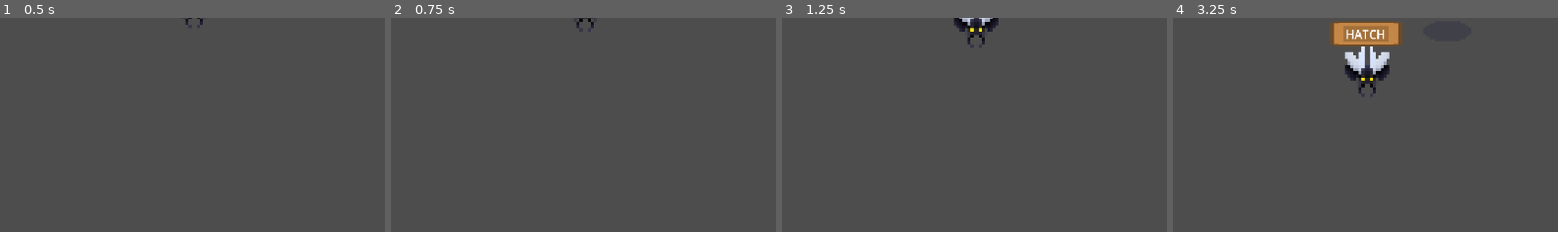
Above: before the commit, frames 1-4 (left to right).
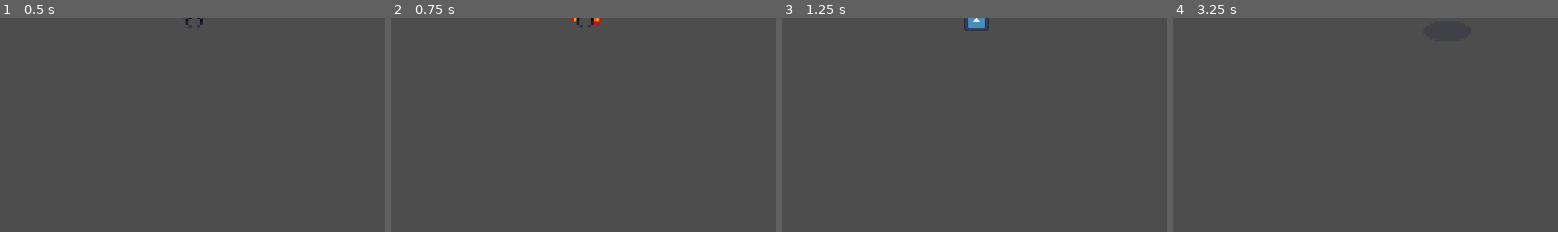
Above: after the commit, the same moments.

Repository: Mark-0909/Type-Wizard-Tower-Defense
Game: Godot game, scene res://nodes/main.tscn
The game is run twice, just before and just after one commit, with the same random seed, the same clock (stepped at 60 frames per second) and the same inputs. The engine's default icon, where the game draws it, is replaced by a stand-in: a white triangle on a blue panel in a dark square.
Inputs:
- Up to frame 1 (0.5 s): no input
- Up to frame 2 (0.75 s): tap Enter at 0.5 s; hold D from 0.53 s (still down); tap 3 (explosion, bound only after the commit) at 0.6 s
- Up to frame 3 (1.25 s): keep holding D; tap 2 (frozen, bound only after the commit) at 0.8 s
- Up to frame 4 (3.25 s): release D at 1.28 s; hold S 1.28-2.03 s; tap 2 (frozen, bound only after the commit) at 1.35, 3.05 s; tap 1 (health, bound only after the commit) at 1.55, 2.1 s; hold D 2.03-2.78 s; tap 3 (explosion, bound only after the commit) at 2.3 s; hold W from 2.78 s (still down); tap Space (Clear) at 2.85 s
The pictures show only the part of the screen within x 24-74%, y 0-50%; the shares and areas given below are measured in that part.

Frame 1 is identical in both runs. In frame 2, 0.2% of the frame differs, in the area x 46-55%, y 0-7%; in frame 3, 0.8%; in frame 4, 3.6%, in the area x 40-60%, y 1-37%.

Commit message:
fixed 2 boosters

Diff:
--- a/nodes/enemy1.tscn
+++ b/nodes/enemy1.tscn
@@ -6,6 +6,7 @@
 [ext_resource type="Texture2D" uid="uid://brmqg4w5s8irl" path="res://assets/enemy/slime1/Slime1_Run_full.png" id="3_mel7l"]
 [ext_resource type="Texture2D" uid="uid://cc62i5jos0t6i" path="res://assets/enemy/slime1/Slime1_Idle_full.png" id="5_2ihxl"]
 [ext_resource type="Texture2D" uid="uid://bvjs16alm5n87" path="res://assets/tilemap_packed.png" id="6_ak1ml"]
+[ext_resource type="Texture2D" uid="uid://bipgofbcalg6w" path="res://assets/icon.svg" id="7_p8iyw"]
 
 [sub_resource type="AtlasTexture" id="AtlasTexture_5sy23"]
 atlas = ExtResource("2_u6tlb")
@@ -260,6 +261,22 @@
 [sub_resource type="AtlasTexture" id="AtlasTexture_nr2my"]
 atlas = ExtResource("6_ak1ml")
 region = Rect2(176, 0, 16, 16)
+
+[sub_resource type="SpriteFrames" id="SpriteFrames_ecyk5"]
+animations = [{
+"frames": [],
+"loop": true,
+"name": &"default",
+"speed": 5.0
+}, {
+"frames": [{
+"duration": 1.0,
+"texture": ExtResource("7_p8iyw")
+}],
+"loop": true,
+"name": &"freeze",
+"speed": 5.0
+}]
 
 [node name="slime" type="CharacterBody2D" groups=["enemy", "smallmobs"]]
 scale = Vector2(2.2955, 2.19078)
@@ -297,3 +314,10 @@
 scale = Vector2(1.22348, 1.28785)
 text = "WORD"
 horizontal_alignment = 1
+
+[node name="frozen" type="AnimatedSprite2D" parent="." groups=["enemy", "smallmobs"]]
+position = Vector2(0.435635, 25.1052)
+scale = Vector2(0.312963, 0.253566)
+sprite_frames = SubResource("SpriteFrames_ecyk5")
+animation = &"freeze"
+autoplay = "default"
--- a/nodes/enemy2.tscn
+++ b/nodes/enemy2.tscn
@@ -1,9 +1,10 @@
-[gd_scene load_steps=27 format=3 uid="uid://cvnxetekngbql"]
+[gd_scene load_steps=29 format=3 uid="uid://cvnxetekngbql"]
 
 [ext_resource type="Script" path="res://scripts/enemy_1.gd" id="1_efkvo"]
 [ext_resource type="Texture2D" uid="uid://cqeo5afwa2ft0" path="res://assets/enemy/beetle/Beetledeath.png" id="2_3smkj"]
 [ext_resource type="Texture2D" uid="uid://dumh6xsbdg2a8" path="res://assets/enemy/beetle/BeetleAttack.png" id="2_w6ttt"]
 [ext_resource type="Texture2D" uid="uid://blp2caecb3o6t" path="res://assets/enemy/beetle/BeetleMove.png" id="2_x24ig"]
+[ext_resource type="Texture2D" uid="uid://bipgofbcalg6w" path="res://assets/icon.svg" id="6_g13hf"]
 [ext_resource type="Texture2D" uid="uid://bvjs16alm5n87" path="res://assets/tilemap_packed.png" id="6_q6nta"]
 
 [sub_resource type="AtlasTexture" id="AtlasTexture_lnl2y"]
@@ -173,6 +174,22 @@
 [sub_resource type="AtlasTexture" id="AtlasTexture_nr2my"]
 atlas = ExtResource("6_q6nta")
 region = Rect2(176, 0, 16, 16)
+
+[sub_resource type="SpriteFrames" id="SpriteFrames_6xebg"]
+animations = [{
+"frames": [],
+"loop": true,
+"name": &"default",
+"speed": 5.0
+}, {
+"frames": [{
+"duration": 1.0,
+"texture": ExtResource("6_g13hf")
+}],
+"loop": true,
+"name": &"freeze",
+"speed": 5.0
+}]
 
 [node name="beettle" type="CharacterBody2D" groups=["enemy", "smallmobs"]]
 scale = Vector2(2.2955, 2.19078)
@@ -210,3 +227,10 @@
 scale = Vector2(1.22134, 1.42231)
 text = "HUNTING"
 horizontal_alignment = 1
+
+[node name="frozen" type="AnimatedSprite2D" parent="." groups=["enemy", "smallmobs"]]
+position = Vector2(0.435635, 25.1052)
+scale = Vector2(0.312963, 0.253566)
+sprite_frames = SubResource("SpriteFrames_6xebg")
+animation = &"freeze"
+autoplay = "default"
--- a/nodes/enemy3.tscn
+++ b/nodes/enemy3.tscn
@@ -6,6 +6,7 @@
 [ext_resource type="Texture2D" uid="uid://cqeo5afwa2ft0" path="res://assets/enemy/beetle/Beetledeath.png" id="3_8bd3p"]
 [ext_resource type="Texture2D" uid="uid://dfd2opqjarom8" path="res://assets/enemy/maggot/MaggotWalk.png" id="4_wg3qu"]
 [ext_resource type="Texture2D" uid="uid://bvjs16alm5n87" path="res://assets/tilemap_packed.png" id="5_rbw5i"]
+[ext_resource type="Texture2D" uid="uid://bipgofbcalg6w" path="res://assets/icon.svg" id="7_uh2bl"]
 
 [sub_resource type="AtlasTexture" id="AtlasTexture_xojvw"]
 atlas = ExtResource("2_kh3qg")
@@ -178,6 +179,22 @@
 [sub_resource type="AtlasTexture" id="AtlasTexture_nr2my"]
 atlas = ExtResource("5_rbw5i")
 region = Rect2(176, 0, 16, 16)
+
+[sub_resource type="SpriteFrames" id="SpriteFrames_uw26p"]
+animations = [{
+"frames": [],
+"loop": true,
+"name": &"default",
+"speed": 5.0
+}, {
+"frames": [{
+"duration": 1.0,
+"texture": ExtResource("7_uh2bl")
+}],
+"loop": true,
+"name": &"freeze",
+"speed": 5.0
+}]
 
 [node name="maggot" type="CharacterBody2D" groups=["enemy", "smallmobs"]]
 scale = Vector2(2.2955, 2.19078)
@@ -215,3 +232,10 @@
 scale = Vector2(1.29446, 1.20944)
 text = "VENOMOUS"
 horizontal_alignment = 1
+
+[node name="frozen" type="AnimatedSprite2D" parent="." groups=["enemy", "smallmobs"]]
+position = Vector2(0.435635, 25.1052)
+scale = Vector2(0.312963, 0.253566)
+sprite_frames = SubResource("SpriteFrames_uw26p")
+animation = &"freeze"
+autoplay = "default"
--- a/nodes/enemy4.tscn
+++ b/nodes/enemy4.tscn
@@ -6,6 +6,7 @@
 [ext_resource type="Texture2D" uid="uid://b3q5il81wsok1" path="res://assets/enemy/alienslime/Slime2_Run_full.png" id="4_5vw7x"]
 [ext_resource type="Texture2D" uid="uid://ymb7vs01inp0" path="res://assets/enemy/alienslime/Slime2_Idle_full.png" id="5_f23yf"]
 [ext_resource type="Texture2D" uid="uid://bvjs16alm5n87" path="res://assets/tilemap_packed.png" id="6_7wltb"]
+[ext_resource type="Texture2D" uid="uid://bipgofbcalg6w" path="res://assets/icon.svg" id="7_mq1nq"]
 
 [sub_resource type="AtlasTexture" id="AtlasTexture_1tihp"]
 atlas = ExtResource("2_b5kqv")
@@ -267,6 +268,22 @@
 [sub_resource type="AtlasTexture" id="AtlasTexture_nr2my"]
 atlas = ExtResource("6_7wltb")
 region = Rect2(176, 0, 16, 16)
+
+[sub_resource type="SpriteFrames" id="SpriteFrames_uflx0"]
+animations = [{
+"frames": [],
+"loop": true,
+"name": &"default",
+"speed": 5.0
+}, {
+"frames": [{
+"duration": 1.0,
+"texture": ExtResource("7_mq1nq")
+}],
+"loop": true,
+"name": &"freeze",
+"speed": 5.0
+}]
 
 [node name="slime" type="CharacterBody2D" groups=["enemy", "smallmobs"]]
 scale = Vector2(2.2955, 2.19078)
@@ -304,3 +321,10 @@
 scale = Vector2(1.10938, 1.3589)
 text = "TORMENTOR"
 horizontal_alignment = 1
+
+[node name="frozen" type="AnimatedSprite2D" parent="." groups=["enemy", "smallmobs"]]
+position = Vector2(0.435635, 25.1052)
+scale = Vector2(0.312963, 0.253566)
+sprite_frames = SubResource("SpriteFrames_uflx0")
+animation = &"freeze"
+autoplay = "default"
--- a/nodes/enemy5.tscn
+++ b/nodes/enemy5.tscn
@@ -6,6 +6,7 @@
 [ext_resource type="Texture2D" uid="uid://0ut54bucjspm" path="res://assets/enemy/plant1/Plant1_Run_full.png" id="4_0p8mf"]
 [ext_resource type="Texture2D" uid="uid://c14361ji0kjwh" path="res://assets/enemy/plant1/Plant1_Idle_full.png" id="5_4ohyw"]
 [ext_resource type="Texture2D" uid="uid://bvjs16alm5n87" path="res://assets/tilemap_packed.png" id="6_vws0s"]
+[ext_resource type="Texture2D" uid="uid://bipgofbcalg6w" path="res://assets/icon.svg" id="7_ftpwy"]
 
 [sub_resource type="AtlasTexture" id="AtlasTexture_3swqk"]
 atlas = ExtResource("2_wj2v3")
@@ -225,6 +226,22 @@
 [sub_resource type="AtlasTexture" id="AtlasTexture_nr2my"]
 atlas = ExtResource("6_vws0s")
 region = Rect2(176, 0, 16, 16)
+
+[sub_resource type="SpriteFrames" id="SpriteFrames_myr13"]
+animations = [{
+"frames": [],
+"loop": true,
+"name": &"default",
+"speed": 5.0
+}, {
+"frames": [{
+"duration": 1.0,
+"texture": ExtResource("7_ftpwy")
+}],
+"loop": true,
+"name": &"freeze",
+"speed": 5.0
+}]
 
 [node name="plant1" type="CharacterBody2D" groups=["enemy", "smallmobs"]]
 scale = Vector2(2.2955, 2.19078)
@@ -261,3 +278,10 @@
 scale = Vector2(1.10938, 1.3589)
 text = "NECROMANCY"
 horizontal_alignment = 1
+
+[node name="frozen" type="AnimatedSprite2D" parent="." groups=["enemy", "smallmobs"]]
+position = Vector2(0.435635, 25.1052)
+scale = Vector2(0.312963, 0.253566)
+sprite_frames = SubResource("SpriteFrames_myr13")
+animation = &"freeze"
+autoplay = "default"
--- a/nodes/enemy6.tscn
+++ b/nodes/enemy6.tscn
@@ -6,6 +6,7 @@
 [ext_resource type="Texture2D" uid="uid://xd67otuvv8a6" path="res://assets/enemy/vampire1/Vampires1_Run_full.png" id="4_ryo8a"]
 [ext_resource type="Texture2D" uid="uid://bacdhlcg5n8ar" path="res://assets/enemy/vampire1/Vampires1_Idle_full.png" id="5_qwwpg"]
 [ext_resource type="Texture2D" uid="uid://bvjs16alm5n87" path="res://assets/tilemap_packed.png" id="6_6veac"]
+[ext_resource type="Texture2D" uid="uid://bipgofbcalg6w" path="res://assets/icon.svg" id="7_8fpsy"]
 
 [sub_resource type="AtlasTexture" id="AtlasTexture_5e128"]
 atlas = ExtResource("2_jcgks")
@@ -267,6 +268,22 @@
 [sub_resource type="AtlasTexture" id="AtlasTexture_nr2my"]
 atlas = ExtResource("6_6veac")
 region = Rect2(176, 0, 16, 16)
+
+[sub_resource type="SpriteFrames" id="SpriteFrames_vjgv2"]
+animations = [{
+"frames": [],
+"loop": true,
+"name": &"default",
+"speed": 5.0
+}, {
+"frames": [{
+"duration": 1.0,
+"texture": ExtResource("7_8fpsy")
+}],
+"loop": true,
+"name": &"freeze",
+"speed": 5.0
+}]
 
 [node name="vampire1" type="CharacterBody2D" groups=["enemy", "smallmobs"]]
 scale = Vector2(2.2955, 2.19078)
@@ -303,3 +320,10 @@
 scale = Vector2(1.10938, 1.3589)
 text = "COMMANDANT"
 horizontal_alignment = 1
+
+[node name="frozen" type="AnimatedSprite2D" parent="." groups=["enemy", "smallmobs"]]
+position = Vector2(0.435635, 25.1052)
+scale = Vector2(0.312963, 0.253566)
+sprite_frames = SubResource("SpriteFrames_vjgv2")
+animation = &"freeze"
+autoplay = "default"
--- a/nodes/enemy7.tscn
+++ b/nodes/enemy7.tscn
@@ -6,6 +6,8 @@
 [ext_resource type="Texture2D" uid="uid://cbm27y54vkb8v" path="res://assets/enemy/golem/BossEnemy_walk.png" id="4_ne7at"]
 [ext_resource type="Texture2D" uid="uid://dpaoilasvbfv5" path="res://assets/enemy/golem/BossEnemy_idle.png" id="5_siebg"]
 [ext_resource type="Texture2D" uid="uid://bvjs16alm5n87" path="res://assets/tilemap_packed.png" id="6_s13o2"]
+[ext_resource type="Texture2D" uid="uid://cpqkj52eqr03y" path="res://assets/empty.png" id="7_5j846"]
+[ext_resource type="Texture2D" uid="uid://bipgofbcalg6w" path="res://assets/icon.svg" id="7_mciaq"]
 
 [sub_resource type="AtlasTexture" id="AtlasTexture_5p8rl"]
 atlas = ExtResource("2_nq31j")
@@ -273,6 +275,25 @@
 [sub_resource type="AtlasTexture" id="AtlasTexture_nr2my"]
 atlas = ExtResource("6_s13o2")
 region = Rect2(176, 0, 16, 16)
+
+[sub_resource type="SpriteFrames" id="SpriteFrames_vic6j"]
+animations = [{
+"frames": [{
+"duration": 1.0,
+"texture": ExtResource("7_5j846")
+}],
+"loop": true,
+"name": &"default",
+"speed": 5.0
+}, {
+"frames": [{
+"duration": 1.0,
+"texture": ExtResource("7_mciaq")
+}],
+"loop": true,
+"name": &"freeze",
+"speed": 5.0
+}]
 
 [node name="golem" type="CharacterBody2D" groups=["enemy", "smallmobs"]]
 scale = Vector2(2.2955, 2.19078)
@@ -309,3 +330,9 @@
 scale = Vector2(1.10938, 1.3589)
 text = "BLOODWEAVER"
 horizontal_alignment = 1
+
+[node name="frozen" type="AnimatedSprite2D" parent="." groups=["enemy", "smallmobs"]]
+position = Vector2(0.435635, 25.1052)
+scale = Vector2(0.312963, 0.253566)
+sprite_frames = SubResource("SpriteFrames_vic6j")
+autoplay = "default"
--- a/project.godot
+++ b/project.godot
@@ -26,6 +26,21 @@
 "events": [Object(InputEventKey,"resource_local_to_scene":false,"resource_name":"","device":-1,"window_id":0,"alt_press …(191 unchanged characters)…
 ]
 }
+frozen={
+"deadzone": 0.5,
+"events": [Object(InputEventKey,"resource_local_to_scene":false,"resource_name":"","device":-1,"window_id":0,"alt_pressed":false,"shift_pressed":false,"ctrl_pressed":false,"meta_pressed":false,"pressed":false,"keycode":0,"physical_keycode":50,"key_label":0,"unicode":50,"location":0,"echo":false,"script":null)
+]
+}
+health={
+"deadzone": 0.5,
+"events": [Object(InputEventKey,"resource_local_to_scene":false,"resource_name":"","device":-1,"window_id":0,"alt_pressed":false,"shift_pressed":false,"ctrl_pressed":false,"meta_pressed":false,"pressed":false,"keycode":0,"physical_keycode":49,"key_label":0,"unicode":49,"location":0,"echo":false,"script":null)
+]
+}
+explosion={
+"deadzone": 0.5,
+"events": [Object(InputEventKey,"resource_local_to_scene":false,"resource_name":"","device":-1,"window_id":0,"alt_pressed":false,"shift_pressed":false,"ctrl_pressed":false,"meta_pressed":false,"pressed":false,"keycode":0,"physical_keycode":51,"key_label":0,"unicode":51,"location":0,"echo":false,"script":null)
+]
+}
 
 [rendering]
 
--- a/scripts/booster.gd
+++ b/scripts/booster.gd
@@ -1,6 +1,6 @@
 extends Node2D
 
- # booster 1 - add castle health
+ # booster 1 = add castle health
  # booster 2 = freeze
  # booster 3 = explosion
 @export var game_manager: Node = null
--- a/scripts/enemy_1.gd
+++ b/scripts/enemy_1.gd
@@ -2,11 +2,13 @@
 
 var word: String = ""
 var velocity: float = 100.0
+var delta_data: float = 0.0
 var is_moving: bool = true
 var _is_on_aim: bool = false
 var _is_dead: bool = false
+var _is_frozen: bool = false
+
 @export var game_manager: Node = null
-
 
 var boss1_applied = false
 var fade_loop_active = false
@@ -23,38 +25,13 @@
 func _ready() -> void:
 	$word.text = word.to_upper()
 	$RayCast2D.enabled = true
-
-func spawn_booster() -> void:
-	var chance = randi() % 100
-	if chance >= 10:
-		return  # 90% chance to skip spawning, 25% chance to proceed
-
-	var word_length = 4
-	var word_list = game_manager.word_pool.get(word_length, [])
-	if word_list.size() == 0:
-		return
-
-	var word = word_list.pick_random()
-
-	# Pick a random booster and determine its type
-	var booster_index = randi() % booster_list.size()
-	var booster_scene = booster_list[booster_index]
-	var booster = booster_scene.instantiate()
-
-	booster.word = word
-	booster.game_manager = game_manager
-	booster.booster_type = booster_index + 1  # index 0 = type 1, index 1 = type 2, etc.
-
-	get_parent().add_child(booster)  # Adds booster to the world scene
-	booster.global_position = global_position  # Spawns at enemy's position
-
-
-func is_on_aim() -> bool:
-	return _is_on_aim
+	$frozen.modulate = Color(1, 1, 1, 0)  # Initially hidden
 
 func _process(delta: float) -> void:
-	if _is_dead:
-		return  # Skip movement and collision if already dead
+	delta_data = delta
+
+	if _is_dead or _is_frozen:
+		return  # Skip movement during death or frozen
 
 	if $RayCast2D.is_colliding():
 		var collider = $RayCast2D.get_collider()
@@ -77,7 +54,7 @@
 
 func Dead():
 	if _is_dead:
-		return  # Already dying
+		return
 	_is_dead = true
 	is_moving = false
 	velocity = 0.0
@@ -89,56 +66,110 @@
 
 func attack():
 	if _is_dead:
-		return  # Don’t attack if dead
+		return
 	$AnimatedSprite2D.play("attack")
 
-# BOSS EFFECTS
+func is_on_aim() -> bool:
+	return _is_on_aim
 
+# === Booster Spawn ===
+func spawn_booster() -> void:
+	var chance = randi() % 100
+	if chance >= 10:
+		return
+
+	var word_length = 4
+	var word_list = game_manager.word_pool.get(word_length, [])
+	if word_list.is_empty():
+		return
+
+	var word = word_list.pick_random()
+	var booster_index = randi() % booster_list.size()
+	var booster_scene = booster_list[booster_index]
+	var booster = booster_scene.instantiate()
+
+	booster.word = word
+	booster.game_manager = game_manager
+	booster.booster_type = booster_index + 1
+
+	get_parent().add_child(booster)
+	booster.global_position = global_position
+
+# === Frozen Effect ===
+func frozen_apply() -> void:
+	if _is_frozen:
+		return
+
+	_is_frozen = true
+	is_moving = false
+
+	$AnimatedSprite2D.play("idle")
+	$AnimatedSprite2D.modulate = Color(0.5, 0.8, 1.2, 1)
+
+	$frozen.modulate = Color(1, 1, 1, 1)
+	$frozen.play("freeze")
+
+	await get_tree().create_timer(5).timeout
+	frozen_remove()
+
+func frozen_remove() -> void:
+	_is_frozen = false
+	is_moving = true
+
+	$AnimatedSprite2D.play("default")
+	$AnimatedSprite2D.modulate = Color(1, 1, 1, 1)
+	$frozen.play("default")  # Stop freeze animation
+	$frozen.modulate = Color(1, 1, 1, 0)  # Hide frozen overlay
+
+# === Boss Effects ===
 func Boss_1():
-	if not boss1_applied:
-		boss1_applied = true
-		fade_loop_active = true
-		start_fade_loop()
+	if boss1_applied:
+		return
+	boss1_applied = true
+	fade_loop_active = true
+	start_fade_loop()
 
 func start_fade_loop() -> void:
 	if not is_instance_valid(self):
 		return
 
 	tween = create_tween()
-	tween.set_loops()  # Infinite looping tween
+	tween.set_loops()
 
 	while fade_loop_active:
-		tween.tween_property(self, "modulate:a", 0.0, 0.5)  # Fade out
-		tween.tween_interval(1.0)  # Stay invisible
-		tween.tween_property(self, "modulate:a", 1.0, 0.5)  # Fade in
-		await tween.finished  # Wait before looping
-
+		tween.tween_property(self, "modulate:a", 0.0, 0.5)
+		tween.tween_interval(1.0)
+		tween.tween_property(self, "modulate:a", 1.0, 0.5)
+		await tween.finished
 
 func Boss1_End():
 	boss1_applied = false
 	fade_loop_active = false
 	if tween:
 		tween.kill()
-	modulate.a = 1.0  # Reset to fully visiblese
+	modulate.a = 1.0
 
 func Boss_3():
+	if boss3_applied:
+		return
+	velocity += 100.0
+	$AnimatedSprite2D.modulate = Color(1, 0.5, 0.5)
+	boss3_applied = true
+
+func Boss3_End():
 	if not boss3_applied:
-		velocity += 100.0
-		modulate = Color(1, 0.5, 0.5)
-		boss3_applied = true
-func Boss3_End():
-	if boss3_applied:
-		velocity -= 100.0
-		modulate = Color(1, 1, 1)
-		boss3_applied = false
+		return
+	velocity -= 100.0
+	$AnimatedSprite2D.modulate = Color(1, 1, 1)
+	boss3_applied = false
 
 func Boss_4():
-	if not boss4_applied:
-		var should_apply = randi() % 2
-		if should_apply == 0:
-			print("Applying blur effect (passed 50% check)")
-			$word.modulate = Color(1, 1, 1, 0.2)
-			boss4_applied = true
+	if boss4_applied:
+		return
+	if randi() % 2 == 0:
+		print("Applying blur effect (passed 50% check)")
+		$word.modulate = Color(1, 1, 1, 0.2)
+		boss4_applied = true
 
 func Boss4_End():
 	if boss4_applied:
--- a/scripts/game_manager.gd
+++ b/scripts/game_manager.gd
@@ -2,9 +2,9 @@
 
 var Health_Points = 100
 
-var Booster_1_Count = 0
-var Booster_2_Count = 0
-var Booster_3_Count = 0
+var Booster_1_Count = 1
+var Booster_2_Count = 1
+var Booster_3_Count = 1
 
 var word_pool = {
 	4: [
@@ -118,6 +118,7 @@
 func _ready() -> void:
 	pass # Replace with function body.
 
+
 # Adding number of booster
 func Add_Booster(type: int) -> void:
 	if type == 1:
@@ -153,6 +154,44 @@
 	if Health_Points <= 0:
 		pass   # this one should die
 
+ # booster 1 = add castle health
+ # booster 2 = freeze
+ # booster 3 = explosion
+func booster1() -> void:
+	if Booster_1_Count <= 0:
+		return
+	Add_Health()
+	# effects
+	Booster_1_Count -= 1
+
+func booster2() -> void:
+	if Booster_2_Count <= 0:
+		return
+
+	var enemies = get_tree().get_nodes_in_group("enemy") + get_tree().get_nodes_in_group("smallmobs")
+	for enemy in enemies:
+		if not is_instance_valid(enemy):
+			continue
+		if enemy.has_method("frozen_apply"):
+			enemy.frozen_apply()
+
+	Booster_2_Count -= 1
+
+
+func booster3() -> void:
+	if Booster_3_Count <= 0:
+		return
+
+	# animation effect of explosion
+	var enemies = get_tree().get_nodes_in_group("enemy") + get_tree().get_nodes_in_group("smallmobs")
+	for enemy in enemies:
+		if not is_instance_valid(enemy):
+			continue
+		if enemy.has_method("Dead"):
+			enemy.Dead()
+		await get_tree().create_timer(0.2).timeout
+	Booster_3_Count -= 1
+
 
 func get_random_word(length: int) -> String:
 	return word_pool[length].pick_random()
--- a/scripts/main.gd
+++ b/scripts/main.gd
@@ -75,6 +75,12 @@
 	if Input.is_action_just_pressed("Clear"):
 		clear_typed_letters()
 
+	if Input.is_action_just_pressed("explosion"):
+		game_manager.booster3()
+	if Input.is_action_just_pressed("frozen"):
+		game_manager.booster2()
+	if Input.is_action_just_pressed("health"):
+		game_manager.booster1()
 func spawn_enemy() -> void:
 	var word_length = randi_range(4, 11)
 	var word_list = game_manager.word_pool.get(word_length, [])
Binary file added: assets/empty.png
Not shown, added: assets/empty.png.import
Not shown: 1 places in nodes/enemy1.tscn that only renumber resources
Not shown: 1 places in nodes/enemy3.tscn that only renumber resources
Not shown: 1 places in nodes/enemy4.tscn that only renumber resources
Not shown: 1 places in nodes/enemy5.tscn that only renumber resources
Not shown: 1 places in nodes/enemy6.tscn that only renumber resources
Not shown: 1 places in nodes/enemy7.tscn that only renumber resources
